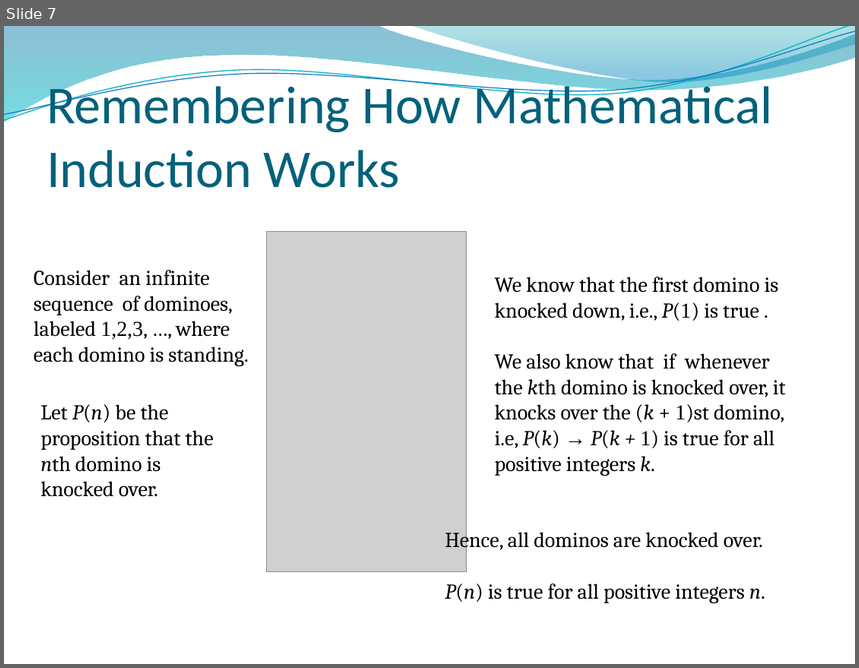
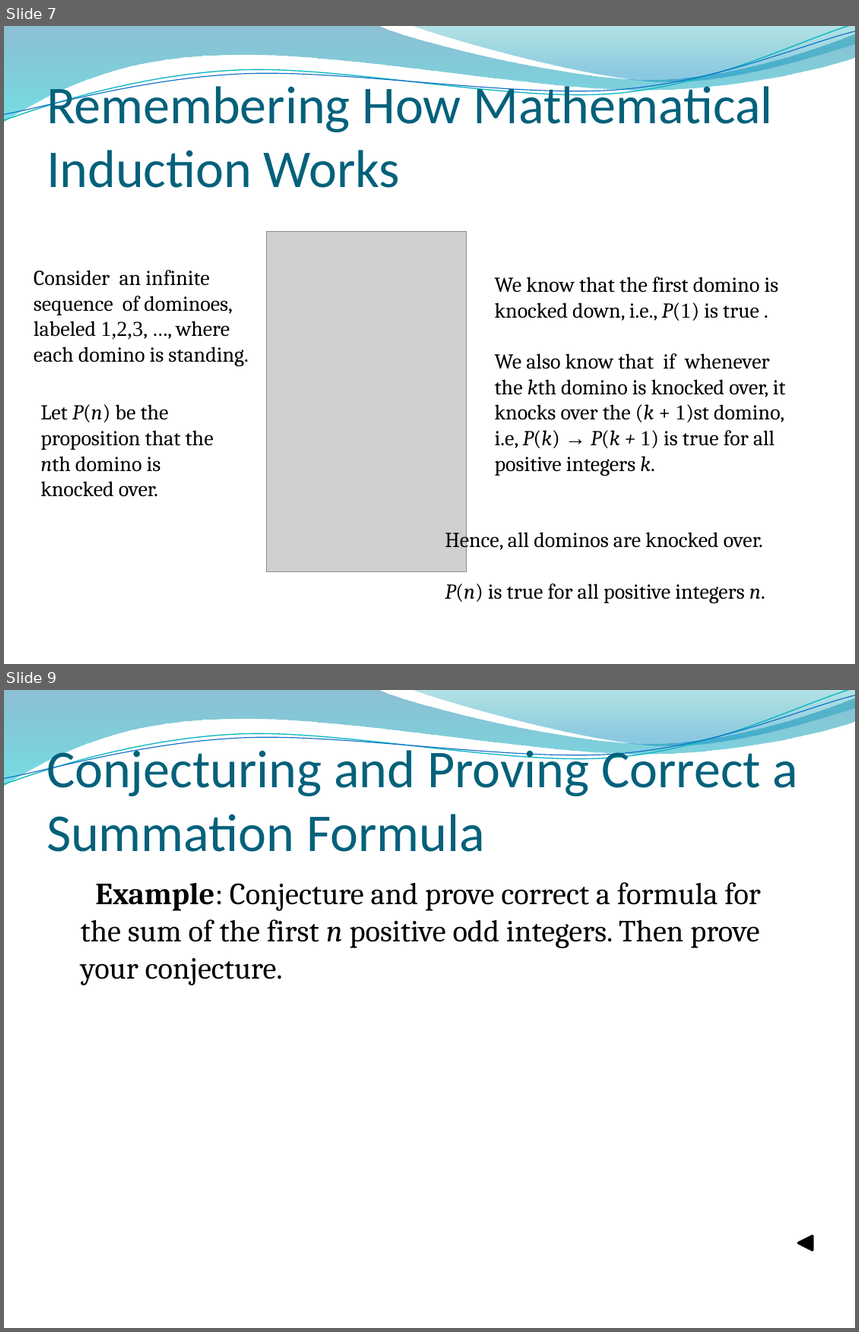
Before and after one commit to lin-chen-GA/lin-chen-GA.github.io, a slide deck: cs2620/slides/cs2620_notes5.pptx. Shown one above the other, each under a label of ours: slide 7 before the commit, slides 7 and 9 after it; the slides between them are not shown. The pictures are 859x668 and 859x1332 pixels, drawn with LibreOffice and Linux fonts; fonts in the diff are those of the drawing; grey boxes stand for pictures; background and template pictures are left out. Boxes give left, top, right and bottom in pixels: in the first picture for what was removed or moved away, otherwise in the second. Text is boxed around its words. In the diff, an @@ line names an element or a change of style, - is before the commit and + after.

```diff
--- a/cs2620/slides/cs2620_notes5.pptx
+++ b/cs2620/slides/cs2620_notes5.pptx
@@ slide 9 added at box(4, 690, 855, 1328), background picture (left out); not listed: 4 template elements that a slide beside it also shows @@
@@ title added at box(47, 742, 799, 852), 45 pt, text #04617B @@
+Conjecturing and Proving Correct a Summation Formula
@@ text added at box(81, 882, 761, 986), 26 pt, text #000000 @@
+Example: Conjecture and prove correct a formula for the sum of the first n positive odd integers. Then prove your conjecture.
@@ triangle added at box(798, 1236, 813, 1251), fill #000000, outline #000000 2 pt @@
```
Also in this commit, not shown: 3 slides changed, 3 other files.
